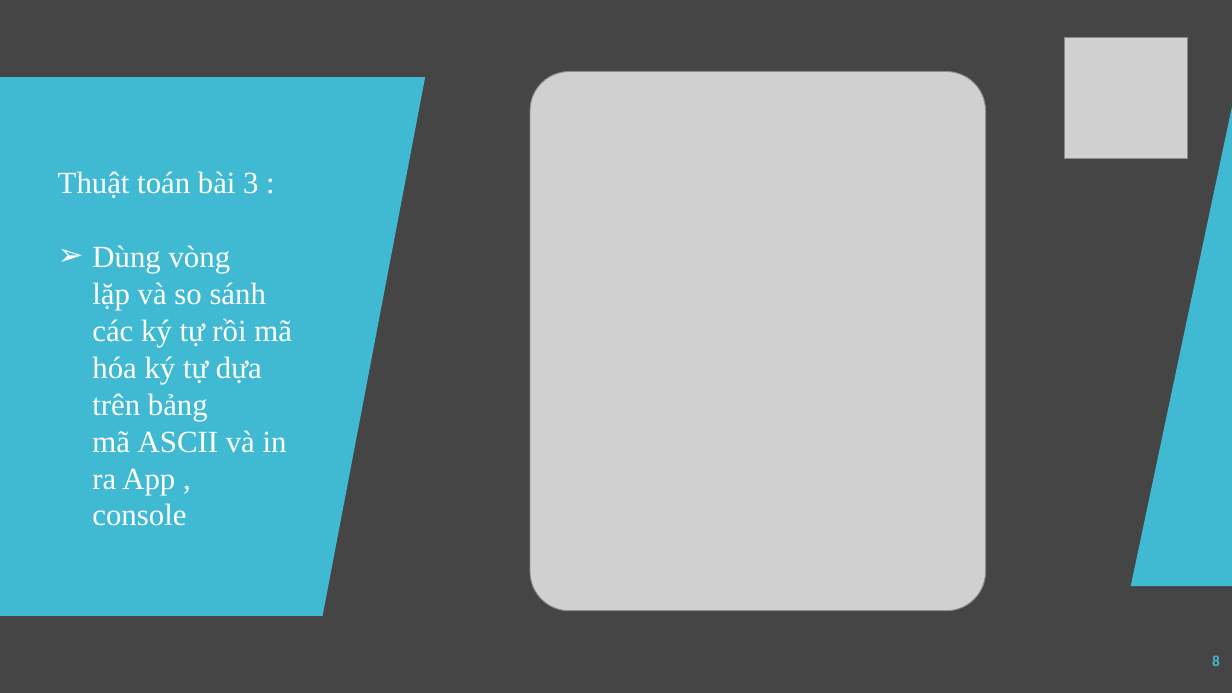
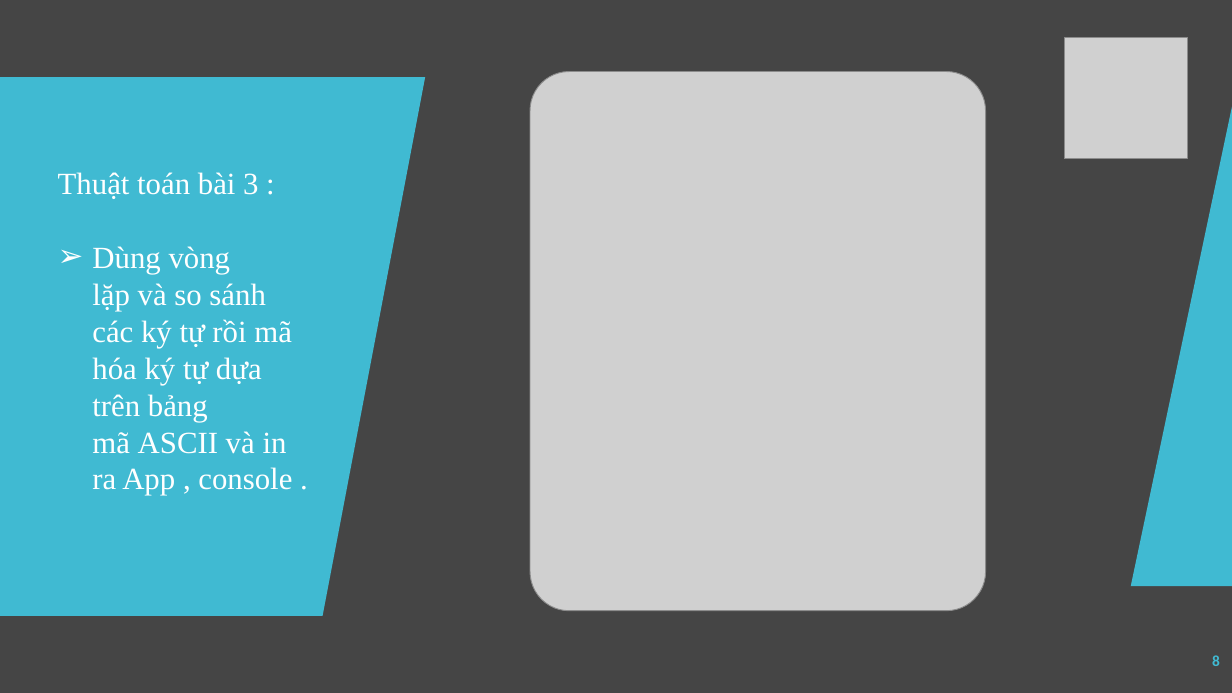
Before and after one commit to tuongclearlove7/OopJava_Nhom6, a slide deck: slide 8 of Nhóm 6.pptx. Drawn at 1232x693 pixels with LibreOffice and Linux fonts; fonts in the diff are those of the drawing; grey boxes stand for pictures. Boxes give left, top, right and bottom in pixels: in the first picture for what was removed or moved away, otherwise in the second. Text is boxed around its words. In the diff, an @@ line names an element or a change of style, - is before the commit and + after.

```diff
--- a/Nhóm 6.pptx
+++ b/Nhóm 6.pptx
@@ text at (x1=92, y1=246, x2=292, y2=496): text changed @@
-➢ Dùng vòng lặp và so sánh các ký tự rồi mã hóa ký tự dựa trên bảng mã ASCII và in ra App , console
+➢ Dùng vòng lặp và so sánh các ký tự rồi mã hóa ký tự dựa trên bảng mã ASCII và in ra App , console .
```
Also in this commit, not shown: 6 other slides changed.
